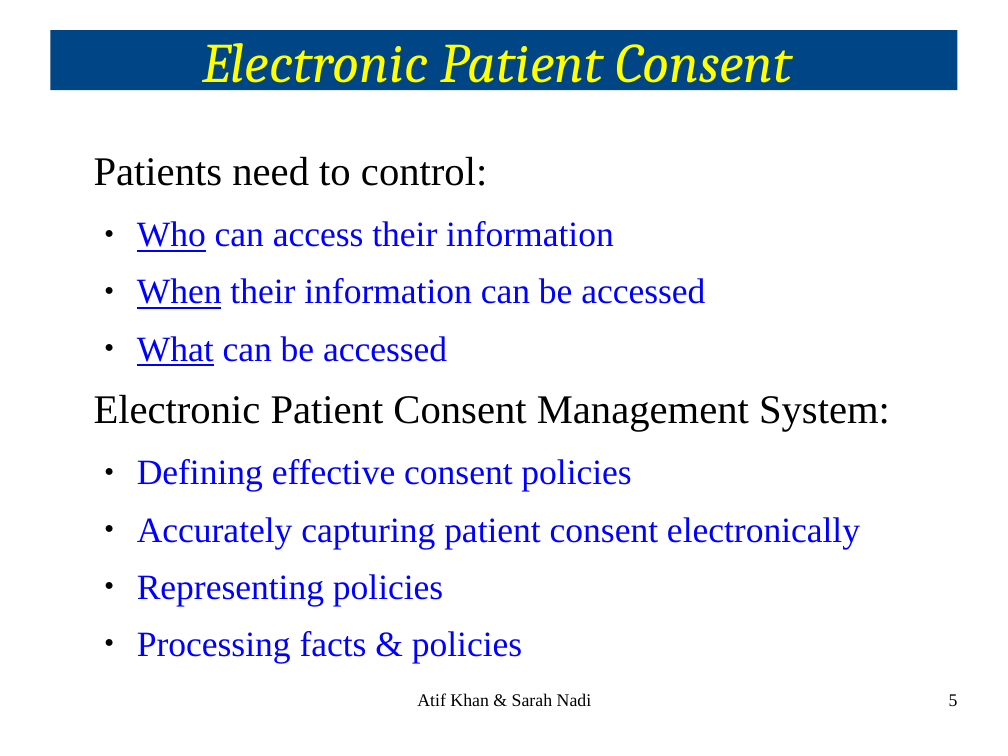
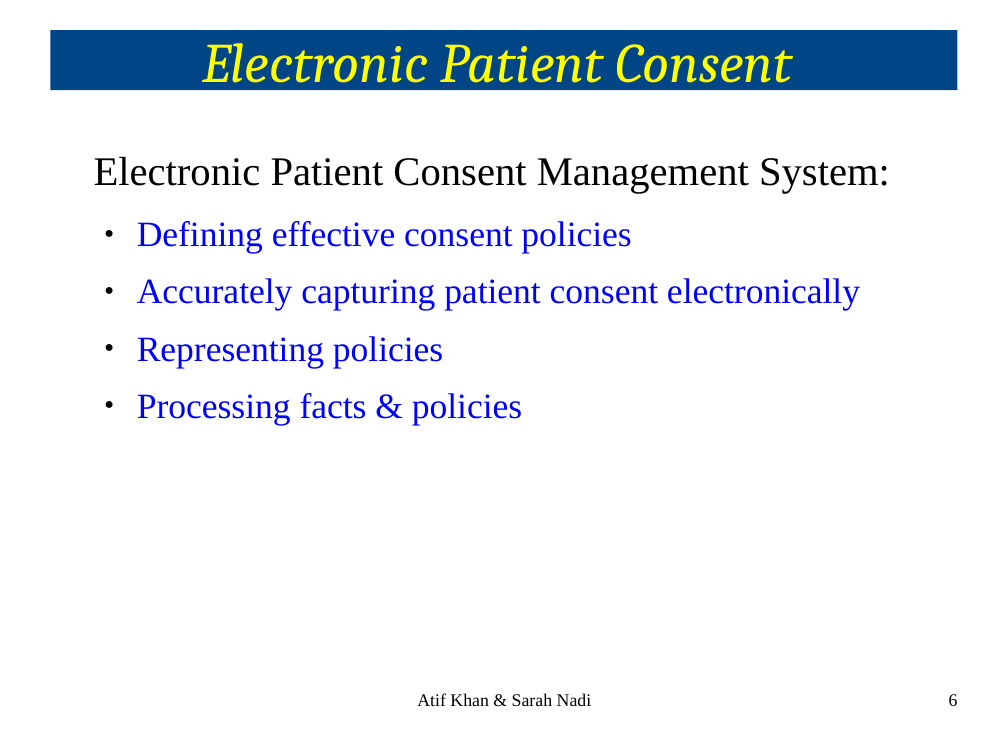
Before and after one commit to snadi/cs898proj, a slide deck: slide 6 of cs898proj/Presentation/CS898ProjPresentation.odp (slide 5 before the commit). Drawn at 1008x756 pixels with LibreOffice and Linux fonts; fonts in the diff are those of the drawing. Boxes give left, top, right and bottom in pixels: in the first picture for what was removed or moved away, otherwise in the second. Text is boxed around its words. In the diff, an @@ line names an element or a change of style, - is before the commit and + after.

```diff
--- a/cs898proj/Presentation/CS898ProjPresentation.odp
+++ b/cs898proj/Presentation/CS898ProjPresentation.odp
@@ text at (x1=94, y1=156, x2=705, y2=366): paragraphs removed @@
-Patients need to control:
-  ● Who can access their information
-  ● When their information can be accessed
-  ● What can be accessed
@@ page number at (x1=949, y1=694, x2=958, y2=706): text changed @@
-5
+6
```
Also in this commit, not shown: 1 other slide changed, 1 slide added.
